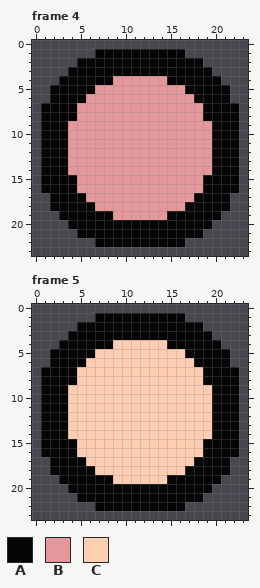
Pixel-art file -- Assets/Resources/graphics/ui/icons.aseprite. That is the earlier state.
24x24 pixels, 9 frames. Shown: frame 4, frame 5.
Visible layers, top first: "Layer 2", "Layer 1".
Palette (. is transparent): A #050505  B #e5989b  C #ffcdb2
Pixels before, frame 4, first column x 1:
 1 ......AAAAAAAAAA......
 2 ....AAAAAAAAAAAAAA....
 3 ...AAAAAAAAAAAAAAAA...
 4 ..AAAAAABBBBBBAAAAAA..
 5 .AAAAABBBBBBBBBBAAAAA.
 6 .AAAABBBBBBBBBBBBAAAA.
 7 AAAABBBBBBBBBBBBBBAAAA
 8 AAAABBBBBBBBBBBBBBAAAA
 9 AAABBBBBBBBBBBBBBBBAAA
10 AAABBBBBBBBBBBBBBBBAAA
11 AAABBBBBBBBBBBBBBBBAAA
12 AAABBBBBBBBBBBBBBBBAAA
13 AAABBBBBBBBBBBBBBBBAAA
14 AAABBBBBBBBBBBBBBBBAAA
15 AAAABBBBBBBBBBBBBBAAAA
16 AAAABBBBBBBBBBBBBBAAAA
17 .AAAABBBBBBBBBBBBAAAA.
18 .AAAAABBBBBBBBBBAAAAA.
19 ..AAAAAABBBBBBAAAAAA..
20 ...AAAAAAAAAAAAAAAA...
21 ....AAAAAAAAAAAAAA....
22 ......AAAAAAAAAA......
Pixels before, frame 5, first column x 1:
 1 ......AAAAAAAAAA......
 2 ....AAAAAAAAAAAAAA....
 3 ...AAAAAAAAAAAAAAAA...
 4 ..AAAAAACCCCCCAAAAAA..
 5 .AAAAACCCCCCCCCCAAAAA.
 6 .AAAACCCCCCCCCCCCAAAA.
 7 AAAACCCCCCCCCCCCCCAAAA
 8 AAAACCCCCCCCCCCCCCAAAA
 9 AAACCCCCCCCCCCCCCCCAAA
10 AAACCCCCCCCCCCCCCCCAAA
11 AAACCCCCCCCCCCCCCCCAAA
12 AAACCCCCCCCCCCCCCCCAAA
13 AAACCCCCCCCCCCCCCCCAAA
14 AAACCCCCCCCCCCCCCCCAAA
15 AAAACCCCCCCCCCCCCCAAAA
16 AAAACCCCCCCCCCCCCCAAAA
17 .AAAACCCCCCCCCCCCAAAA.
18 .AAAAACCCCCCCCCCAAAAA.
19 ..AAAAAACCCCCCAAAAAA..
20 ...AAAAAAAAAAAAAAAA...
21 ....AAAAAAAAAAAAAA....
22 ......AAAAAAAAAA......
After the commit:
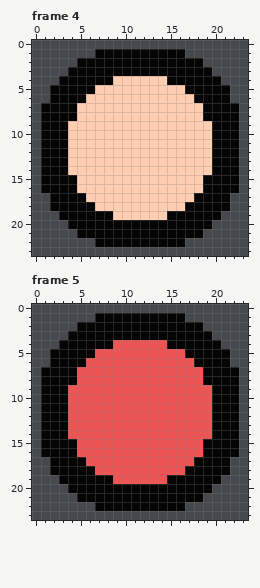
What changed:
colour B: #e5989b -> #ffcdb2
colour C: #ffcdb2 -> #ed5454
Pixel boxes of the changes (left, top, right, bottom) in both pictures:
changed: (68, 76, 212, 220)
changed: (68, 340, 212, 484)
